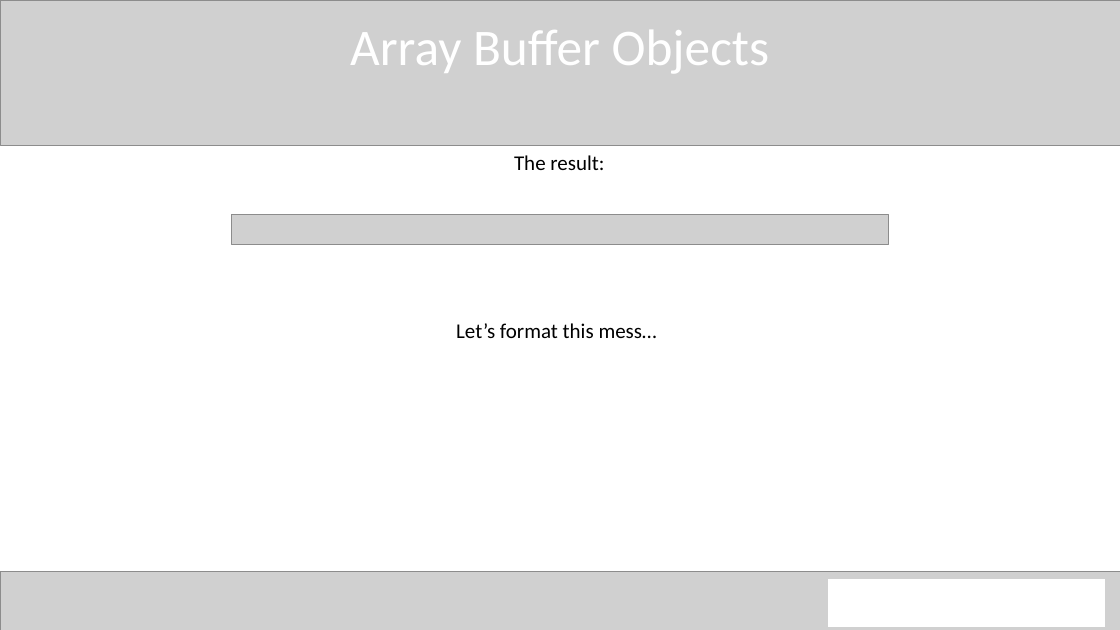
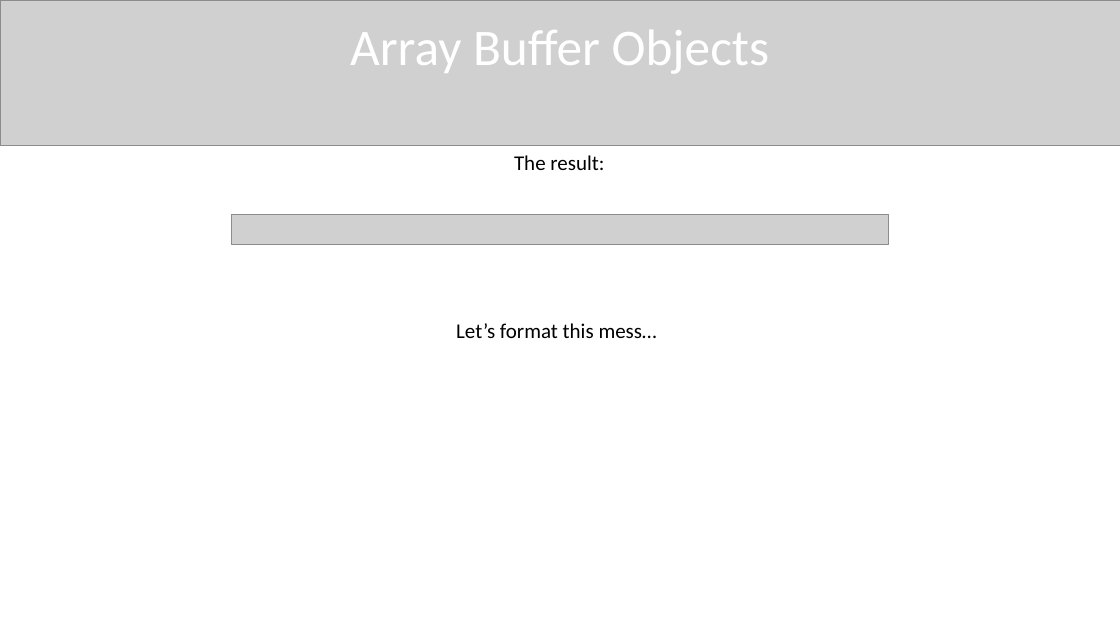
Before and after one commit to QuincyJacobs/WebGLTutorial, a slide deck: slide 15 of Presentation/Presentation WebGL.pptx. Drawn at 1120x630 pixels with LibreOffice and Linux fonts; fonts in the diff are those of the drawing; grey boxes stand for pictures. Boxes give left, top, right and bottom in pixels: in the first picture for what was removed or moved away, otherwise in the second. Text is boxed around its words. In the diff, an @@ line names an element or a change of style, - is before the commit and + after.

```diff
--- a/Presentation/Presentation WebGL.pptx
+++ b/Presentation/Presentation WebGL.pptx
@@ picture removed at box(0, 571, 1120, 630) @@
@@ rectangle removed at box(828, 581, 1105, 627) @@
```
Also in this commit, not shown: 86 other slides changed, 3 slides added, 1 other file.
